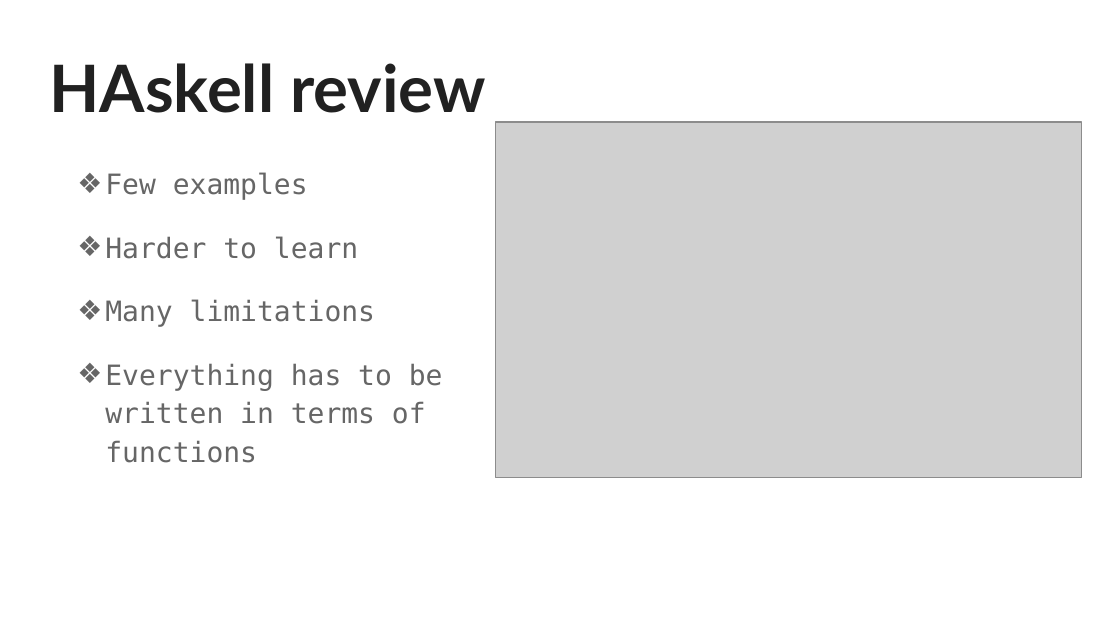
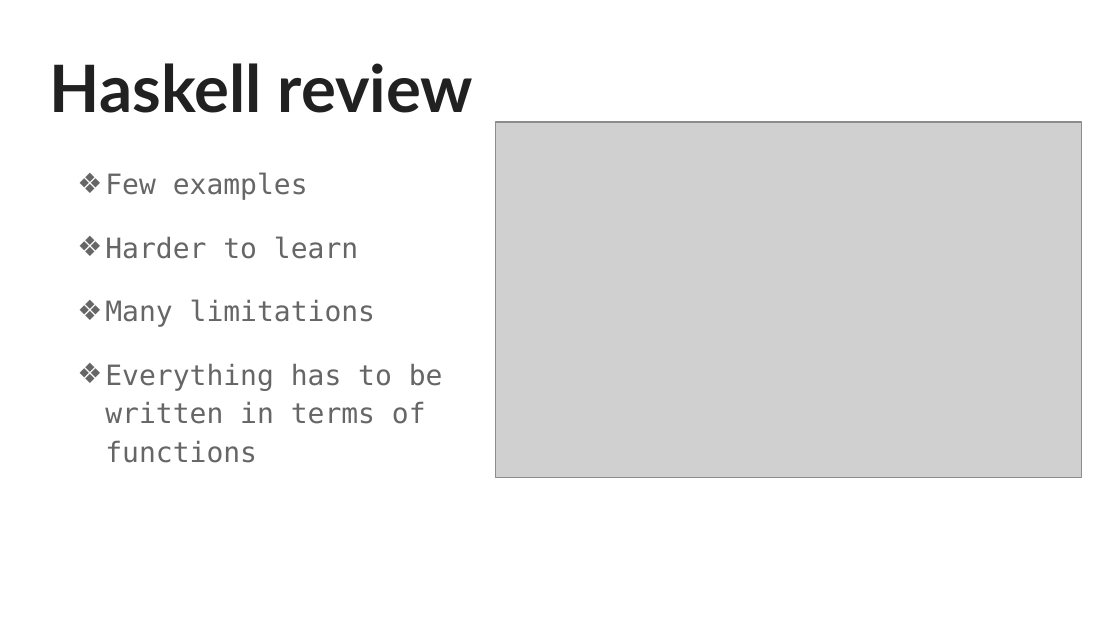
Before and after one commit to aljyu/CMPS-112, a slide deck: slide 5 of CS112.Presentation.pptx. Drawn at 1120x630 pixels with LibreOffice and Linux fonts; fonts in the diff are those of the drawing; grey boxes stand for pictures. Boxes give left, top, right and bottom in pixels: in the first picture for what was removed or moved away, otherwise in the second. Text is boxed around its words. In the diff, an @@ line names an element or a change of style, - is before the commit and + after.

```diff
--- a/CS112.Presentation.pptx
+++ b/CS112.Presentation.pptx
@@ title at (49,63,473,113): text changed @@
-HAskell review
+Haskell review
```
Also in this commit, not shown: 3 other slides changed.
